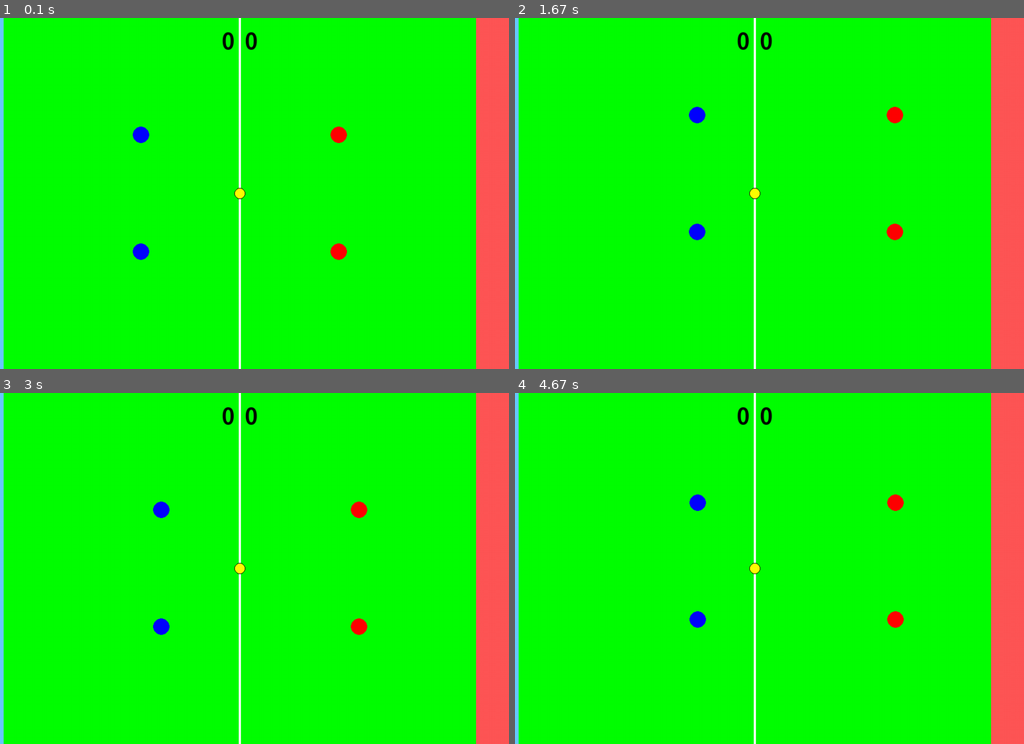
Above: before the commit, frames 1-4 (two rows, left to right).
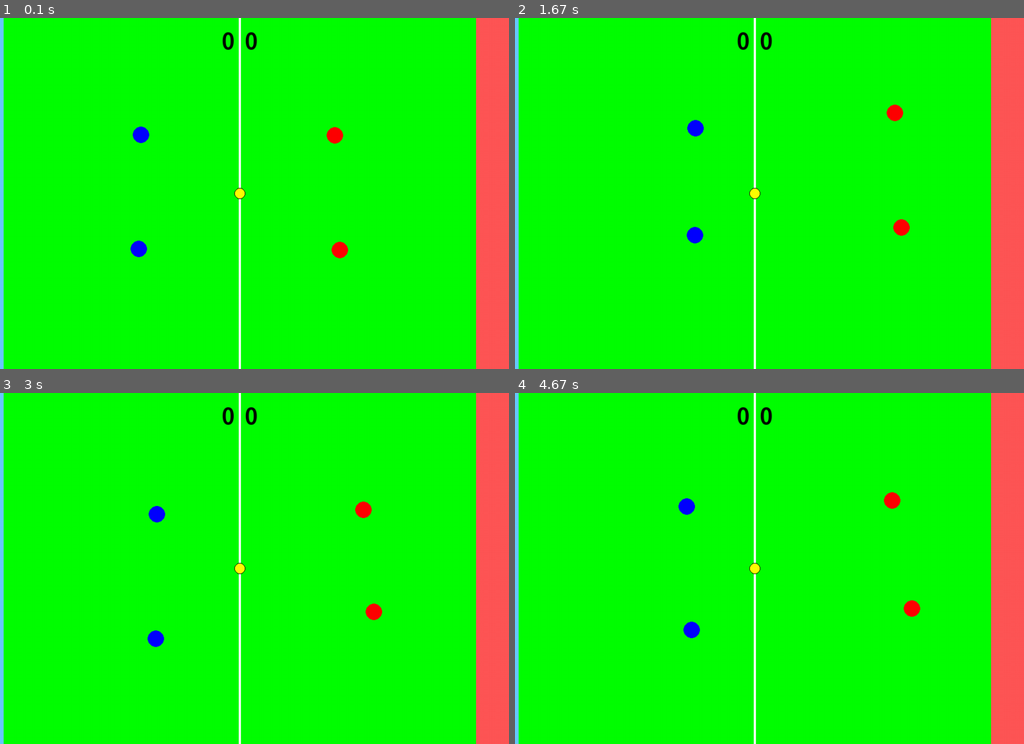
Above: after the commit, the same moments.

Repository: RL-RedLeaf/DiscUI
Game: pygame game, started from main.py
Two runs of this game, one before a commit and one after it. Both use one fixed random seed, a clock stepped at 60 frames per second and the inputs below.
Inputs:
- Up to frame 1 (0.1 s): no input
- Up to frame 2 (1.67 s): tap Space at 0.33 s; hold D 0.67-1.13 s; hold W 1.17-1.47 s; hold D from 1.5 s (still down)
- Up to frame 3 (3 s): release D at 1.97 s; hold A 2-2.53 s; hold S 2.57-2.87 s; hold A from 2.9 s (still down)
- Up to frame 4 (4.67 s): release A at 3.3 s; hold W 3.33-3.7 s; hold D 3.73-4.37 s; hold S from 4.4 s (still down)

The runs differ from the first frame. In frame 1, 0.2% of the frame differs, in the area x 25-69%, y 30-69%; in frame 2, 0.5%; in frame 3, 0.7%; in frame 4, 0.8%, in the area x 32-80%, y 28-70%.

Commit message:
自定义agent！
我们成功了！

Diff:
--- a/DiscUI.py
+++ b/DiscUI.py
@@ -5,8 +5,8 @@
 class DiscGame:
     @staticmethod
     # 计算距离，需要标准化输入，不能应对特殊情况
-    def distance(x1, y1, x2, y2, dh=0):
-        return ((x1 - x2) ** 2 + (y1 - y2) ** 2 + dh ** 2)**0.5
+    def distance(x1, y1, x2, y2,):
+        return ((x1 - x2) ** 2 + (y1 - y2) ** 2)**0.5
 
 
     def __init__(self,screen,clock,player_num,team_agent_list=None,player_agent_list=None):
@@ -304,11 +304,15 @@
 
     def move(self,tg_pos):
         if self._move(self.pos,tg_pos):
+            for i in range(len(tg_pos)):
+                tg_pos[i] += (random.random() - 0.5) * 2 #增加随机扰动
             self.pos = tg_pos
     def throw(self,disc,power):
         if self.hold_disc is None:
             return 0
         else:
+            for i in range(len(power)):
+                power[i] *= random.uniform(0.7, 1.3) #增加随机扰动
             self.event_bus.publish(DiscThrownEvent(self,disc,power))
             self.hold_disc = None
 
@@ -363,14 +367,17 @@
         if type(event) == DiscThrownEvent:  #投掷飞盘.jpg
             if self.state == 2 and self.holder == event.sender:
                 if self._check_movement(event.power):
+                    print(f"飞盘投掷：{event.sender},位置{event.sender.pos},投掷力度{event.power}")
                     self.state = 1
                     self.velocity[0] += event.power[0]
                     self.velocity[1] += event.power[1]
                     self.velocity[2] += event.power[2]
+                    self.height += 3 #投掷时飞盘会有一个初始高度，防止被自己投出的飞盘砸到（
 
         if type(event) == DiscCaughtEvent:  #抓取飞盘.jpg
             if self.state != 2:
                 if self._check_catch(event):
+                    print(f"飞盘争抢：{event.sender},位置{event.sender.pos},飞盘位置{self.pos},飞盘高度{self.height},距离{DiscGame.distance(self.pos[0],self.pos[1],event.sender.pos[0],event.sender.pos[1])}")
                     self.state = 3
                     self.sub_holder.append(event)
 
@@ -428,7 +435,7 @@
         return True
 
     def _check_catch(self,event):
-        if DiscGame.distance(self.pos[0],self.pos[1],event.sender.pos[0],event.sender.pos[1],self.height)<=30:
+        if DiscGame.distance(self.pos[0],self.pos[1],event.sender.pos[0],event.sender.pos[1])<=30 and self.height<=2:
             return True
         else:
             return False
--- a/PlayerAgents.py
+++ b/PlayerAgents.py
@@ -0,0 +1,48 @@
+from DiscUI import PlayerAgentBase
+import random
+
+class SimpleAgent(PlayerAgentBase):
+    def __init__(self):
+        super().__init__()
+
+    def agent_func(self):
+        """
+        这是Agent的核心函数，必须返回一个动作字典
+        """
+        # 获取飞盘位置
+        action = {}
+        disc_pos = self.information['disc']['position']
+        tgt_pos = [self.player.pos[0], self.player.pos[1]]  # 初始化目标位置
+        if random.random()<0:
+            tgt_pos[0]+=random.randint(-1,1)
+            tgt_pos[1]+=random.randint(-1,1)
+        else:
+            for i in range(len(tgt_pos)):
+                if tgt_pos[i]<disc_pos[i]:
+                    tgt_pos[i]+=1
+                elif tgt_pos[i]>disc_pos[i]:
+                    tgt_pos[i]-=1
+        if self.player.hold_disc:
+            # 如果持有飞盘，尝试向对方投掷
+            power = [120,0,6] if self.player.team_id==0 else [-120,0,6]  # 向对方投掷
+            action['throw'] = power
+        else:
+            action['catch'] = True
+        # 简单策略：总是向飞盘移动
+        action['move'] = tgt_pos  # 移动到飞盘位置
+
+        return action
+
+# 测试你的Agent
+if __name__ == "__main__":
+    from DiscUI import game, NoTeamAgent
+
+    # 创建两个相同的简单Agent
+    agents = [SimpleAgent() for _ in range(2)]  # 4个玩家，每人一个
+
+    # 启动游戏
+    game(
+        player_num=1,  # 每队2个玩家
+        team_agent_list=[NoTeamAgent(), NoTeamAgent()],
+        player_agent_list=[agents[:1], agents[1:]]  # 分配给两队
+    )
--- a/main.py
+++ b/main.py
@@ -1,5 +1,8 @@
 import DiscUI
 from DiscUI import ControlledPlayerAgent,NoTeamAgent
+
+
+
 
 player_num=2
 
Not shown, changed: .gitignore
Not shown, added: AGENT_DEVELOPMENT_GUIDE.md
